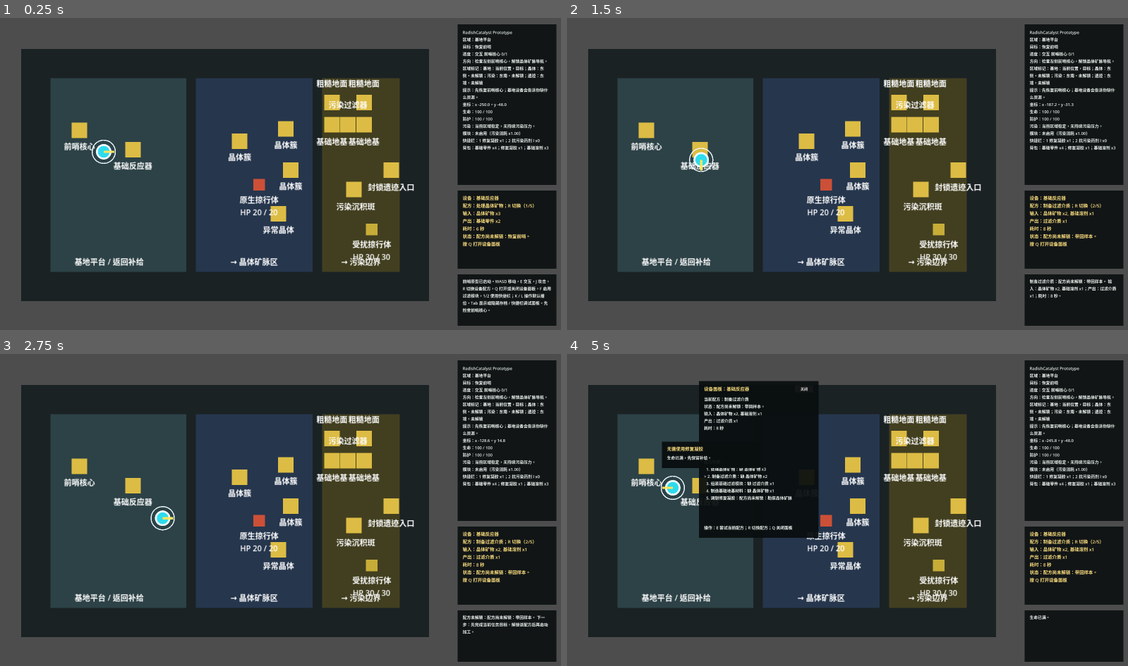
Above: before the commit, frames 1-4 (two rows, left to right).
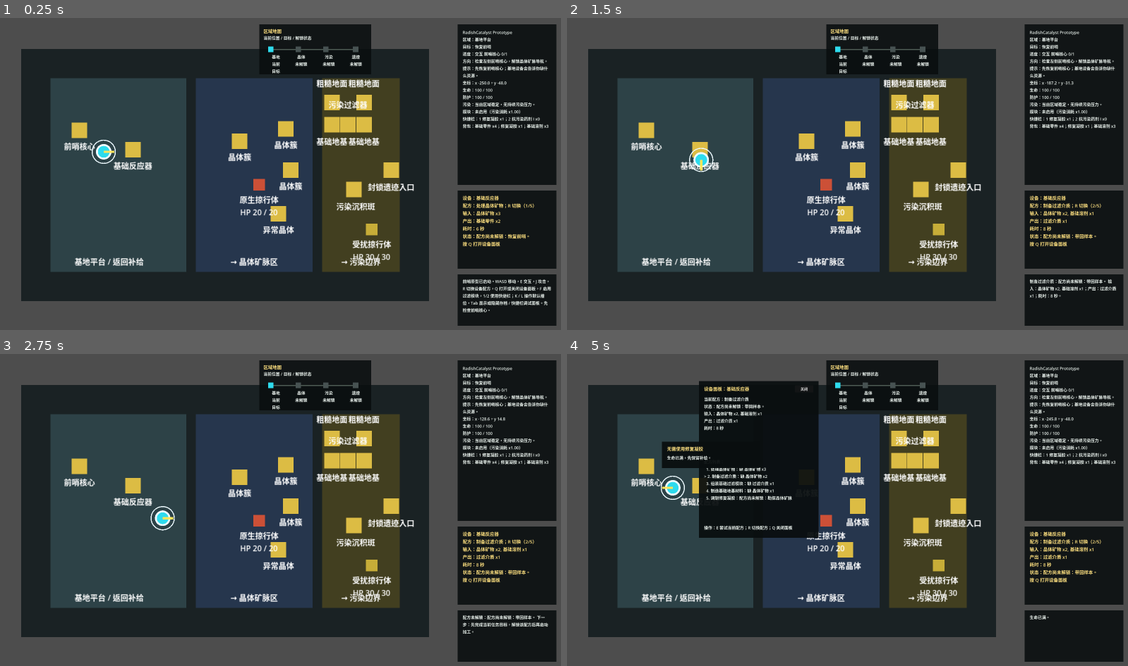
Above: after the commit, the same moments.

Repository: laugh0608/RadishCatalyst
Game: Godot game, scene res://scenes/boot/Boot.tscn
Two runs of this game, one before a commit and one after it. Both use one fixed random seed, a clock stepped at 60 frames per second and the inputs below.
Inputs:
- Up to frame 1 (0.25 s): no input
- Up to frame 2 (1.5 s): tap Enter at 0.5 s; hold D (move_right) 0.53-1.28 s; tap J (attack) at 0.6 s; hold S (move_down) from 1.28 s (still down); tap R (cycle_recipe) at 1.35 s
- Up to frame 3 (2.75 s): release S (move_down) at 2.03 s; hold D (move_right) from 2.03 s (still down); tap E (interact) at 2.1 s
- Up to frame 4 (5 s): release D (move_right) at 2.78 s; hold W (move_up) 2.78-3.53 s; tap Q (toggle_device_panel) at 2.85 s; hold A (move_left) from 3.53 s (still down); tap F (toggle_module) at 3.6 s; tap 1 (use_quick_slot_1) at 4.35 s

The runs differ from the first frame. In frame 1, 3.1% of the frame differs, in the area x 46-98%, y 2-43%; in frame 2, 3.1%; in frame 3, 3.1%; in frame 4, 3.2%.

Commit message:
feat: 增加小地图标记雏形

Diff:
--- a/client/scenes/ui/PrototypeHud.tscn
+++ b/client/scenes/ui/PrototypeHud.tscn
@@ -217,6 +217,106 @@
 label_settings = SubResource("LabelSettings_status")
 autowrap_mode = 3
 
+[node name="MapPanel" type="ColorRect" parent="."]
+offset_left = 1152.0
+offset_top = 32.0
+offset_right = 1648.0
+offset_bottom = 254.0
+color = Color(0.0352941, 0.054902, 0.0588235, 0.88)
+clip_contents = true
+
+[node name="MapTitleLabel" type="Label" parent="MapPanel"]
+offset_left = 18.0
+offset_top = 14.0
+offset_right = 478.0
+offset_bottom = 42.0
+text = "区域地图"
+label_settings = SubResource("LabelSettings_prompt")
+
+[node name="MapHintLabel" type="Label" parent="MapPanel"]
+offset_left = 18.0
+offset_top = 46.0
+offset_right = 478.0
+offset_bottom = 74.0
+text = "当前位置 / 目标 / 解锁状态"
+label_settings = SubResource("LabelSettings_status")
+autowrap_mode = 3
+
+[node name="MapTrack" type="ColorRect" parent="MapPanel"]
+offset_left = 42.0
+offset_top = 108.0
+offset_right = 436.0
+offset_bottom = 114.0
+color = Color(0.309804, 0.360784, 0.333333, 1)
+
+[node name="OutpostMarker" type="ColorRect" parent="MapPanel"]
+offset_left = 38.0
+offset_top = 98.0
+offset_right = 62.0
+offset_bottom = 122.0
+color = Color(0.55, 0.72, 0.66, 1)
+
+[node name="OutpostLabel" type="Label" parent="MapPanel"]
+offset_left = 20.0
+offset_top = 130.0
+offset_right = 126.0
+offset_bottom = 210.0
+text = "基地"
+label_settings = SubResource("LabelSettings_status")
+horizontal_alignment = 1
+autowrap_mode = 3
+
+[node name="CrystalMarker" type="ColorRect" parent="MapPanel"]
+offset_left = 160.0
+offset_top = 98.0
+offset_right = 184.0
+offset_bottom = 122.0
+color = Color(0.35, 0.62, 0.95, 1)
+
+[node name="CrystalLabel" type="Label" parent="MapPanel"]
+offset_left = 132.0
+offset_top = 130.0
+offset_right = 238.0
+offset_bottom = 210.0
+text = "晶体"
+label_settings = SubResource("LabelSettings_status")
+horizontal_alignment = 1
+autowrap_mode = 3
+
+[node name="PollutionMarker" type="ColorRect" parent="MapPanel"]
+offset_left = 282.0
+offset_top = 98.0
+offset_right = 306.0
+offset_bottom = 122.0
+color = Color(0.86, 0.74, 0.27, 1)
+
+[node name="PollutionLabel" type="Label" parent="MapPanel"]
+offset_left = 254.0
+offset_top = 130.0
+offset_right = 360.0
+offset_bottom = 210.0
+text = "污染"
+label_settings = SubResource("LabelSettings_status")
+horizontal_alignment = 1
+autowrap_mode = 3
+
+[node name="RuinMarker" type="ColorRect" parent="MapPanel"]
+offset_left = 414.0
+offset_top = 98.0
+offset_right = 438.0
+offset_bottom = 122.0
+color = Color(0.8, 0.52, 0.92, 1)
+
+[node name="RuinLabel" type="Label" parent="MapPanel"]
+offset_left = 374.0
+offset_top = 130.0
+offset_right = 480.0
+offset_bottom = 210.0
+text = "遗迹"
+label_settings = SubResource("LabelSettings_status")
+horizontal_alignment = 1
+autowrap_mode = 3
+
 [node name="PromptPanel" type="ColorRect" parent="."]
 anchor_left = 1.0
 anchor_right = 1.0
--- a/client/scripts/checks/vertical_slice_flow_check.gd
+++ b/client/scripts/checks/vertical_slice_flow_check.gd
@@ -133,12 +133,20 @@
 		"晶体：东侧，未解锁",
 		"locked crystal marker"
 	)
+	var initial_map_labels := hud.format_map_marker_labels(marker_world, "quest.restore_outpost")
+	_expect_array_has(initial_map_labels, "基地\n当前\n目标", "outpost minimap current target marker")
+	_expect_array_has(initial_map_labels, "晶体\n未解锁", "crystal minimap locked marker")
 
 	marker_world.unlock_region("region.crystal_vein_field")
 	_expect_text_contains(
 		hud._format_region_markers(marker_world, "quest.scout_crystal_field"),
 		"晶体：东侧，目标",
 		"crystal marker as objective"
+	)
+	_expect_array_has(
+		hud.format_map_marker_labels(marker_world, "quest.scout_crystal_field"),
+		"晶体\n目标",
+		"crystal minimap objective marker"
 	)
 
 	marker_world.quest_state.set_objective_progress(
@@ -158,6 +166,11 @@
 		hud._format_region_markers(marker_world, "quest.unlock_ruin_signal"),
 		"遗迹：东端，目标",
 		"ruin gate marker as objective"
+	)
+	_expect_array_has(
+		hud.format_map_marker_labels(marker_world, "quest.unlock_ruin_signal"),
+		"遗迹\n目标",
+		"ruin gate minimap objective marker"
 	)
 	hud.free()
 
--- a/client/scripts/ui/prototype_hud.gd
+++ b/client/scripts/ui/prototype_hud.gd
@@ -4,6 +4,10 @@
 const SAVE_SLOT_IDS: Array[String] = ["slot_01", "slot_02", "slot_03"]
 const QUICK_SLOT_BIND_CANDIDATES: Array[String] = ["item.repair_gel", "item.resistance_vial_t1", ""]
 const SUPPLY_FEEDBACK_SECONDS := 4.0
+const MAP_MARKER_CURRENT_COLOR := Color(0.18, 0.86, 0.93, 1.0)
+const MAP_MARKER_TARGET_COLOR := Color(1.0, 0.78, 0.28, 1.0)
+const MAP_MARKER_UNLOCKED_COLOR := Color(0.55, 0.72, 0.66, 1.0)
+const MAP_MARKER_LOCKED_COLOR := Color(0.28, 0.32, 0.32, 1.0)
 
 var last_quick_slots: Array[String] = []
 var supply_feedback_remaining_seconds := 0.0
@@ -16,6 +20,18 @@
 @onready var status_label: Label = $StatusPanel/StatusLabel
 @onready var prompt_label: Label = $PromptPanel/PromptLabel
 @onready var log_label: Label = $LogPanel/LogLabel
+@onready var map_marker_rects: Array[ColorRect] = [
+	$MapPanel/OutpostMarker,
+	$MapPanel/CrystalMarker,
+	$MapPanel/PollutionMarker,
+	$MapPanel/RuinMarker
+]
+@onready var map_marker_labels: Array[Label] = [
+	$MapPanel/OutpostLabel,
+	$MapPanel/CrystalLabel,
+	$MapPanel/PollutionLabel,
+	$MapPanel/RuinLabel
+]
 @onready var device_title_label: Label = $DevicePanel/DeviceTitleLabel
 @onready var device_status_label: Label = $DevicePanel/DeviceStatusLabel
 @onready var device_recipe_label: Label = $DevicePanel/DeviceRecipeLabel
@@ -105,7 +121,6 @@
 		"目标：%s" % _format_goal_name(data_registry, world_state, active_quest_id),
 		"进度：%s" % _format_active_quest_progress(data_registry, world_state, active_quest_id),
 		"方向：%s" % _format_direction_hint(world_state, character_state, active_quest_id),
-		"区域标记：%s" % _format_region_markers(world_state, active_quest_id),
 		"提示：%s" % _format_onboarding_hint(world_state, character_state, active_quest_id),
 		"坐标：x %.1f，y %.1f" % [character_state.position.x, character_state.position.y],
 		"生命：%.0f / %.0f" % [character_state.health, character_state.max_health],
@@ -118,6 +133,7 @@
 		"快捷栏：%s" % _format_quick_slots(data_registry, character_state),
 		"背包：%s" % _format_inventory(data_registry, character_state.inventory)
 	])
+	_update_map_panel(world_state, active_quest_id)
 	_update_quick_slot_binding_panel(data_registry, character_state)
 
 
@@ -591,7 +607,49 @@
 
 func _format_region_markers(world_state: WorldState, quest_id: String) -> String:
 	var target_region_id := _get_quest_target_region_id(world_state, quest_id)
-	var markers: Array[Dictionary] = [
+	var parts: Array[String] = []
+	for marker in _get_region_marker_data():
+		var region_id := String(marker.get("region_id", ""))
+		var marker_parts: Array[String] = []
+		if world_state.current_region_id == region_id:
+			marker_parts.append("当前位置")
+		else:
+			marker_parts.append(String(marker.get("direction", "")))
+
+		if target_region_id == region_id:
+			marker_parts.append("目标")
+		elif world_state.unlocked_region_ids.has(region_id):
+			marker_parts.append("已解锁")
+		else:
+			marker_parts.append("未解锁")
+
+		parts.append("%s：%s" % [
+			String(marker.get("label", region_id)),
+			"，".join(marker_parts)
+		])
+	return "；".join(parts)
+
+
+func format_map_marker_labels(world_state: WorldState, quest_id: String) -> Array[String]:
+	var labels: Array[String] = []
+	var target_region_id := _get_quest_target_region_id(world_state, quest_id)
+	for marker in _get_region_marker_data():
+		labels.append(_format_map_marker_label(marker, world_state, target_region_id))
+	return labels
+
+
+func _update_map_panel(world_state: WorldState, quest_id: String) -> void:
+	var target_region_id := _get_quest_target_region_id(world_state, quest_id)
+	var markers := _get_region_marker_data()
+	for index in range(mini(markers.size(), map_marker_rects.size())):
+		var marker := markers[index]
+		var region_id := String(marker.get("region_id", ""))
+		map_marker_rects[index].color = _get_map_marker_color(region_id, world_state, target_region_id)
+		map_marker_labels[index].text = _format_map_marker_label(marker, world_state, target_region_id)
+
+
+func _get_region_marker_data() -> Array[Dictionary]:
+	return [
 		{
 			"region_id": "region.outpost_platform",
 			"label": "基地",
@@ -613,27 +671,30 @@
 			"direction": "东端"
 		}
 	]
-	var parts: Array[String] = []
-	for marker in markers:
-		var region_id := String(marker.get("region_id", ""))
-		var marker_parts: Array[String] = []
-		if world_state.current_region_id == region_id:
-			marker_parts.append("当前位置")
-		else:
-			marker_parts.append(String(marker.get("direction", "")))
-
-		if target_region_id == region_id:
-			marker_parts.append("目标")
-		elif world_state.unlocked_region_ids.has(region_id):
-			marker_parts.append("已解锁")
-		else:
-			marker_parts.append("未解锁")
-
-		parts.append("%s：%s" % [
-			String(marker.get("label", region_id)),
-			"，".join(marker_parts)
-		])
-	return "；".join(parts)
+
+
+func _format_map_marker_label(marker: Dictionary, world_state: WorldState, target_region_id: String) -> String:
+	var region_id := String(marker.get("region_id", ""))
+	var rows: Array[String] = [String(marker.get("label", region_id))]
+	if world_state.current_region_id == region_id:
+		rows.append("当前")
+	if target_region_id == region_id:
+		rows.append("目标")
+	elif world_state.unlocked_region_ids.has(region_id):
+		rows.append("已解锁")
+	else:
+		rows.append("未解锁")
+	return "\n".join(rows)
+
+
+func _get_map_marker_color(region_id: String, world_state: WorldState, target_region_id: String) -> Color:
+	if world_state.current_region_id == region_id:
+		return MAP_MARKER_CURRENT_COLOR
+	if target_region_id == region_id:
+		return MAP_MARKER_TARGET_COLOR
+	if world_state.unlocked_region_ids.has(region_id):
+		return MAP_MARKER_UNLOCKED_COLOR
+	return MAP_MARKER_LOCKED_COLOR
 
 
 func _get_quest_target_region_id(world_state: WorldState, quest_id: String) -> String:
Not shown, changed: docs/devlogs/2026-W19.md
Not shown, changed: docs/planning/current.md
Not shown, changed: docs/planning/vertical-slice.md
